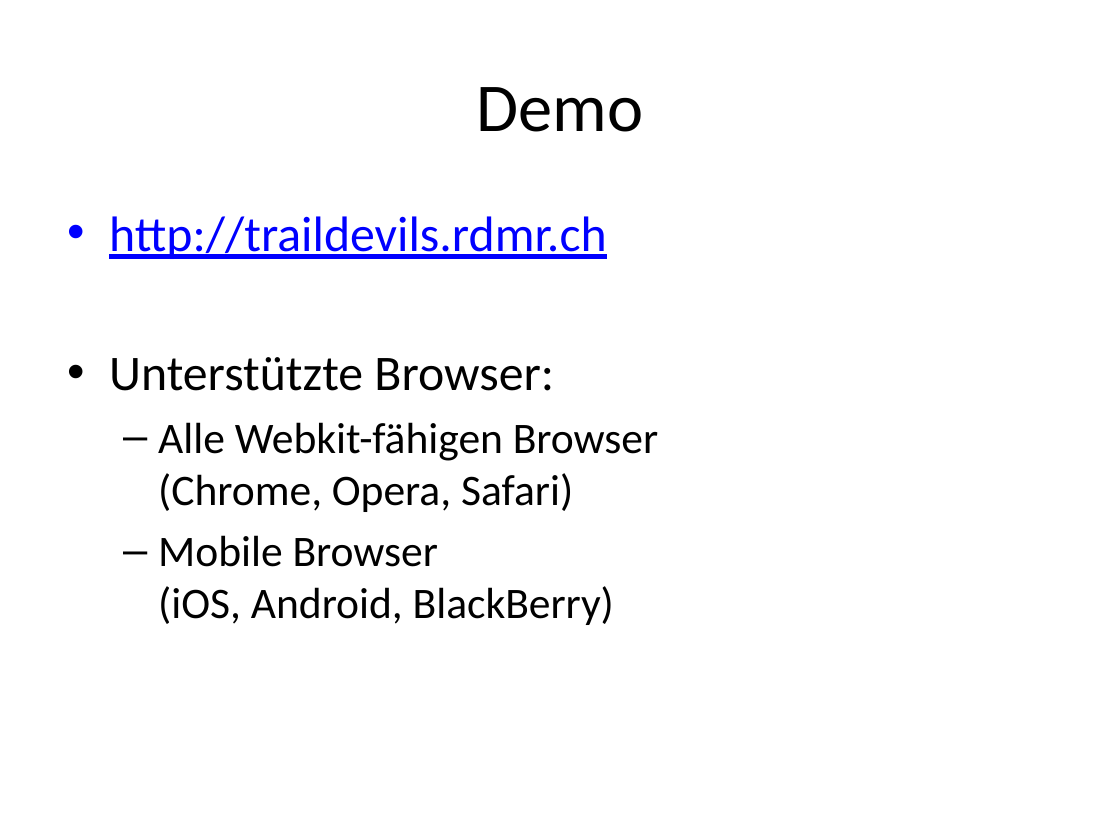
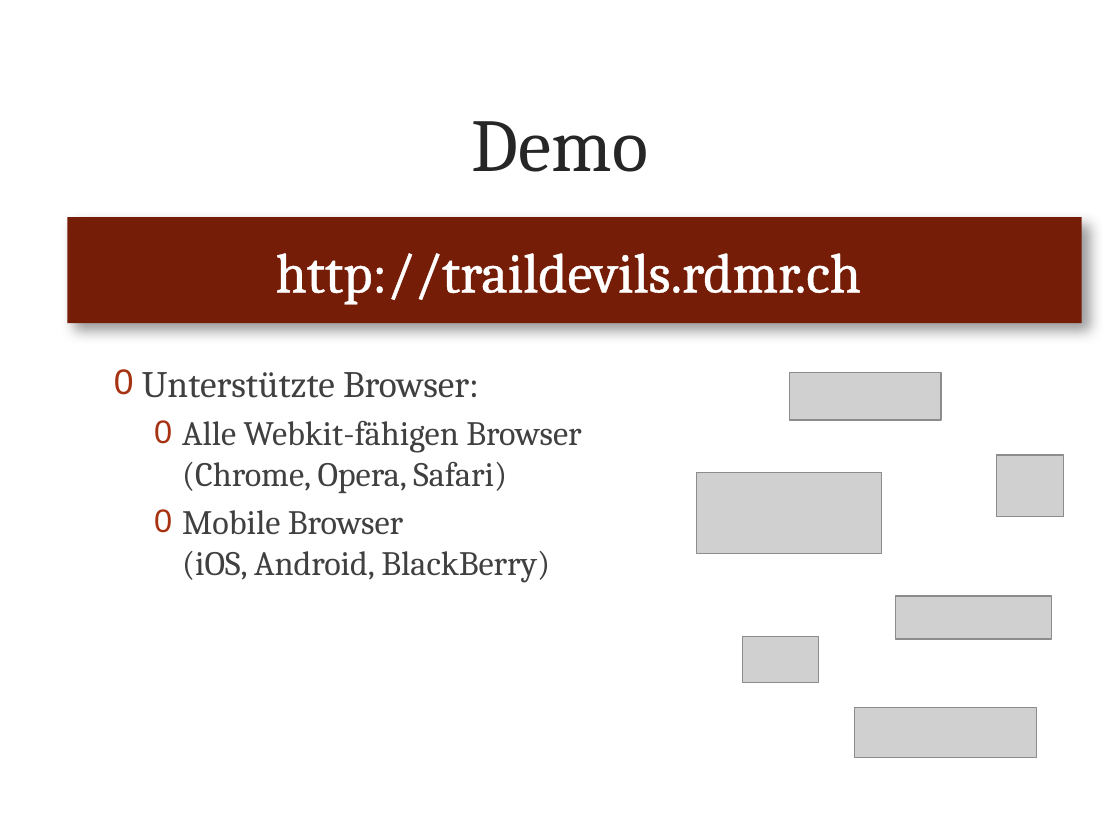
Before and after one commit to metaodi/TrailDevilsXPl-2, a slide deck: slide 7 of _DOCUMENTATION/Presentation/Praesentation-Traildevils-XPl2.pptx (slide 5 before the commit). Drawn at 1120x840 pixels with LibreOffice and Linux fonts; fonts in the diff are those of the drawing; grey boxes stand for pictures; background and template pictures are left out. Boxes give left, top, right and bottom in pixels: in the first picture for what was removed or moved away, otherwise in the second. Text is boxed around its words. In the diff, an @@ line names an element or a change of style, - is before the commit and + after.

```diff
--- a/_DOCUMENTATION/Presentation/Praesentation-Traildevils-XPl2.pptx
+++ b/_DOCUMENTATION/Presentation/Praesentation-Traildevils-XPl2.pptx
@@ title "Demo": place and size @@
-title "Demo" at (476,87,643,132)
+title "Demo" at (472,121,648,172)
@@ title "Demo" at (472,121,648,172): size 44 to 48 pt, font Calibri to Cambria, text colour #000000 to #262626 @@
@@ rectangle added at (67,217,1082,324), fill #751D06, 36 pt, text #FFFFFF @@
+http://traildevils.rdmr.ch
@@ text at (109,216,606,259): paragraph removed @@
-• http://traildevils.rdmr.ch
@@ text "Unterstützte Browser:": place and size @@
-text "Unterstützte Browser:" at (109,216,658,625)
+text "Unterstützte Browser:" at (142,372,581,583)
@@ text "Unterstützte Browser:" at (142,372,581,583): size 32 to 24 pt in "Unterstützte Browser:"; font Calibri to Cambria, text colour #000000 to #404040; size 28 to 22 pt in "Alle Webkit-fähigen Browser (Chrome, Opera, Safari)", "Mobile Browser (iOS, Android, BlackBerry)"; bullet • to 0; less space between paragraphs; bullet – to 0 @@
@@ picture added at (790,372,941,420) @@
@@ picture added at (697,473,881,553) @@
@@ picture added at (997,455,1064,516) @@
@@ picture added at (895,596,1052,640) @@
@@ picture added at (743,637,819,683) @@
@@ picture added at (855,708,1036,758) @@
```
Also in this commit, not shown: 7 other slides changed, 3 slides added.
